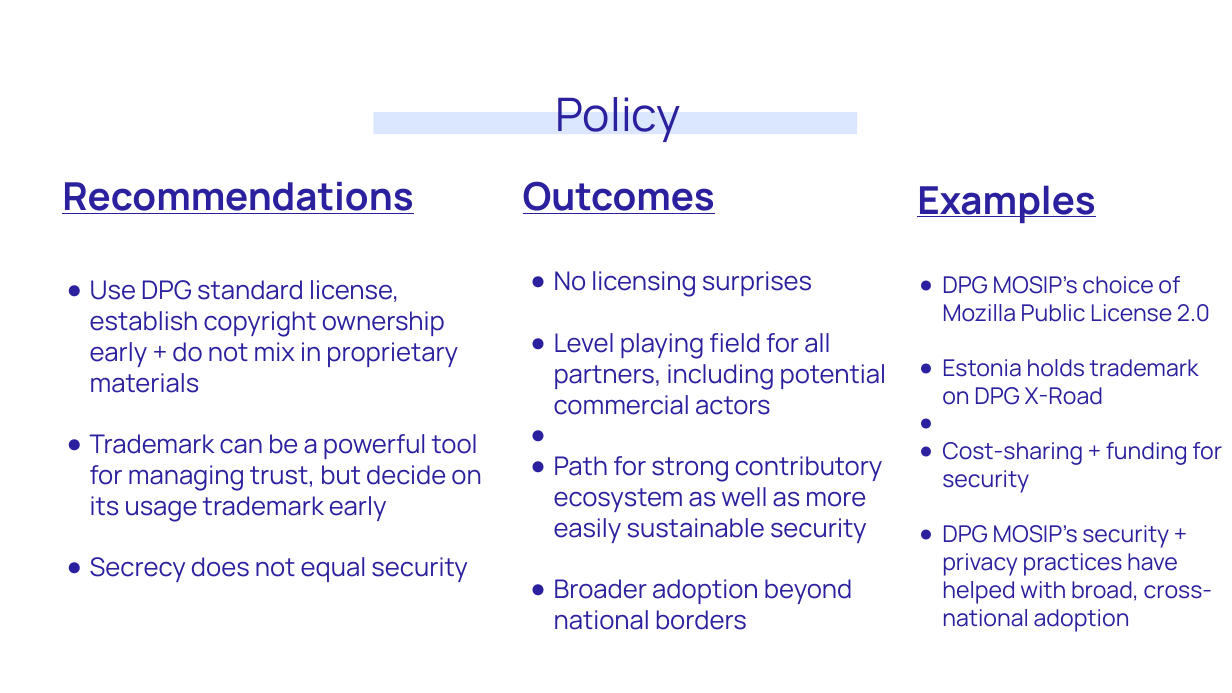
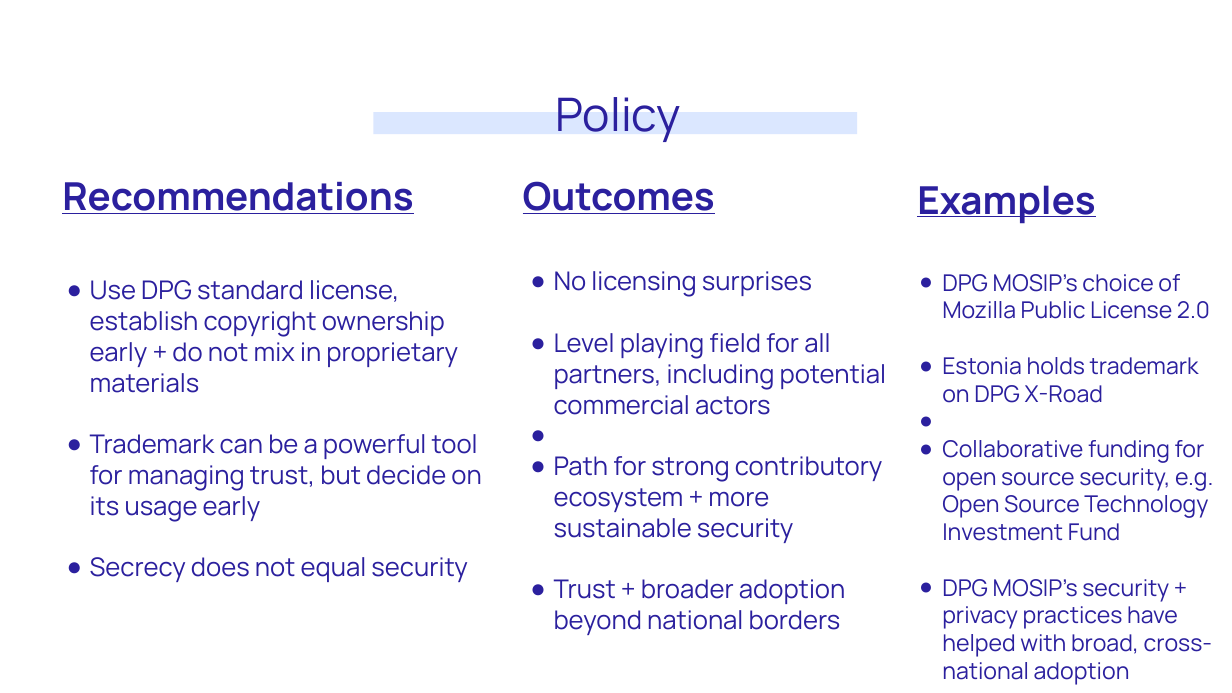
Before and after one commit to unicef/publicgoods-toolkit, a slide deck: slide 5 of dpg-toolkit-overview.odp. Drawn at 1232x693 pixels with LibreOffice and Linux fonts; fonts in the diff are those of the drawing. Boxes give left, top, right and bottom in pixels: in the first picture for what was removed or moved away, otherwise in the second. Text is boxed around its words. In the diff, an @@ line names an element or a change of style, - is before the commit and + after.

```diff
--- a/dpg-toolkit-overview.odp
+++ b/dpg-toolkit-overview.odp
@@ text at (90, 434, 481, 522): text changed @@
-● Trademark can be a powerful tool for managing trust, but decide on its usage trademark early
+● Trademark can be a powerful tool for managing trust, but decide on its usage early
@@ text at (942, 440, 1213, 541): text changed @@
-● Cost-sharing + funding for security
+● Collaborative funding for open source security, e.g. Open Source Technology Investment Fund
@@ text at (554, 456, 883, 635): text changed @@
-● Path for strong contributory ecosystem as well as more easily sustainable security
-● Broader adoption beyond national borders
+● Path for strong contributory ecosystem + more sustainable security
+● Trust + broader adoption beyond national borders
```
Also in this commit, not shown: 7 other slides changed, 1 other file.
